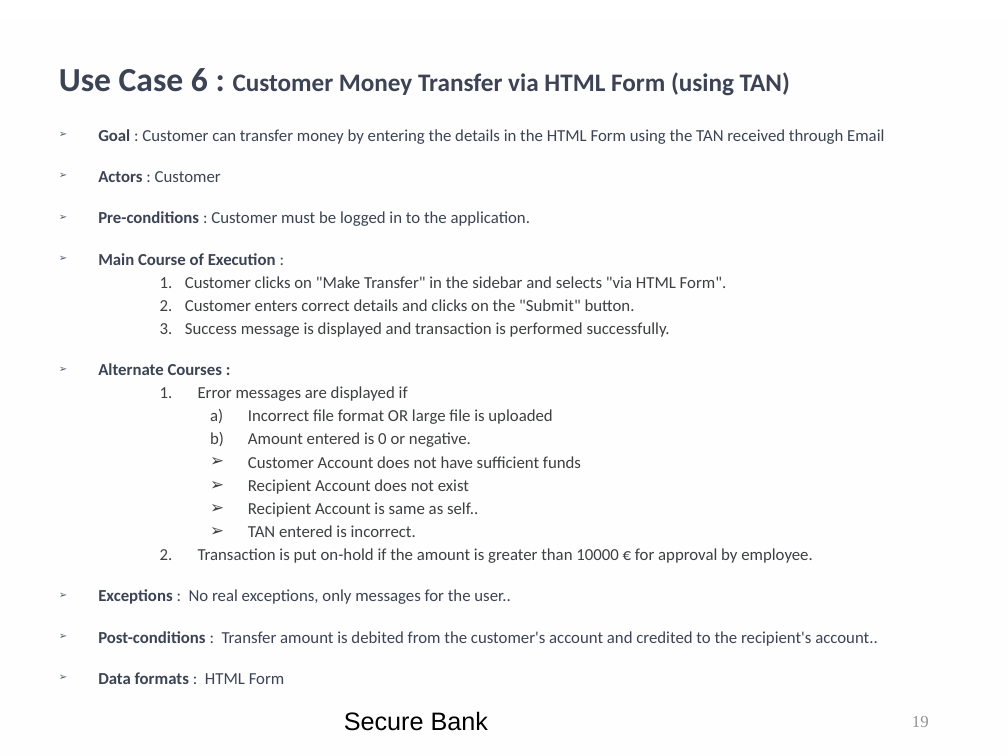
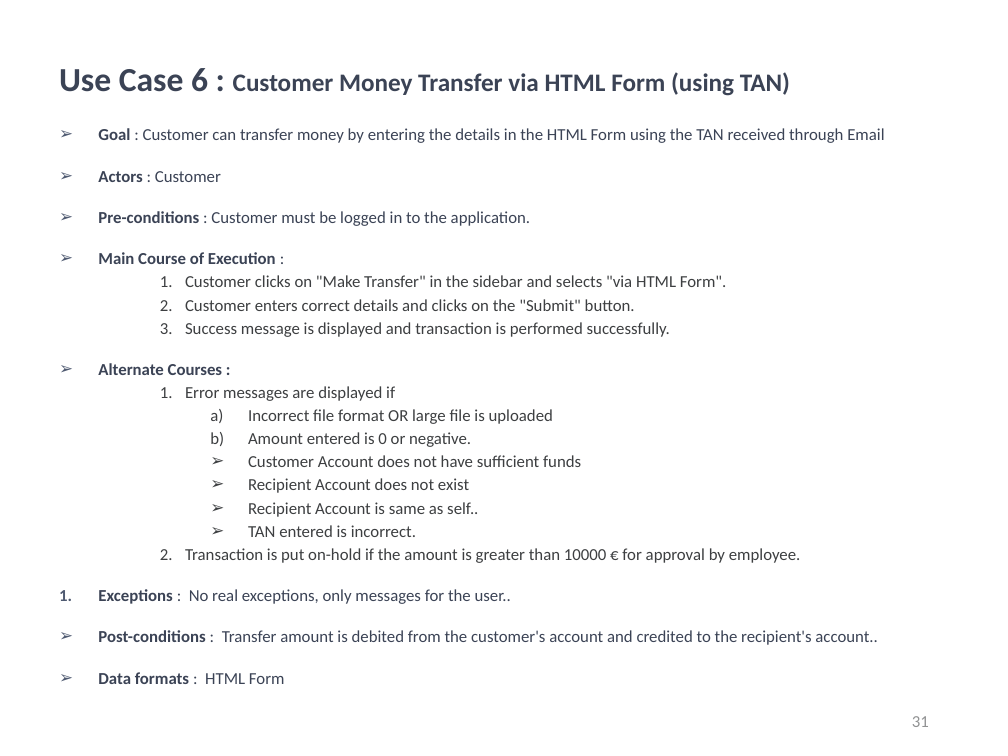
Before and after one commit to kwuerl/secure-coding-team-8, a slide deck: slide 31 of presentations/Phase3.ppt (slide 19 before the commit). Drawn at 1008x756 pixels with LibreOffice and Linux fonts; fonts in the diff are those of the drawing; background and template pictures are left out. Boxes give left, top, right and bottom in pixels: in the first picture for what was removed or moved away, otherwise in the second. Text is boxed around its words. In the diff, an @@ line names an element or a change of style, - is before the commit and + after.

```diff
--- a/presentations/Phase3.ppt
+++ b/presentations/Phase3.ppt
@@ rectangle removed at (0, 20, 1008, 756) @@
@@ text at (98, 128, 884, 684): indent changed; bullet ➢ to 1. @@
@@ text removed at (344, 711, 488, 731) @@
-Secure Bank
@@ page number at (912, 716, 929, 727): text changed; font Times New Roman to Calibri @@
-19
+31
```
Also in this commit, not shown: 34 other slides changed, 13 slides added, 1 slide removed.
